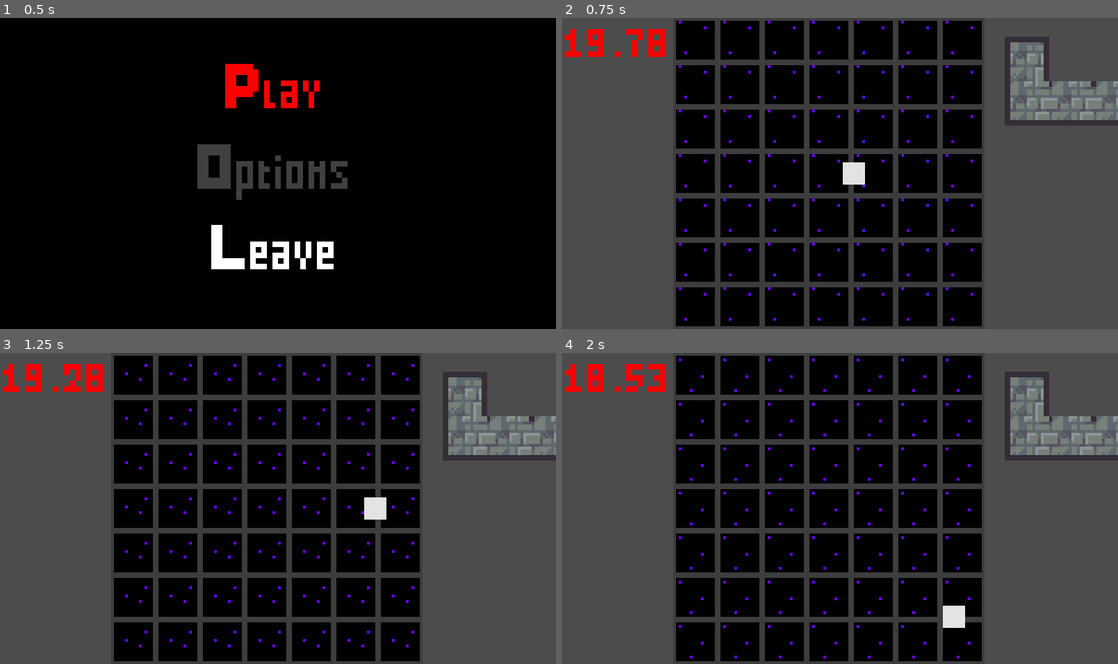
Above: before the commit, frames 1-4 (two rows, left to right).
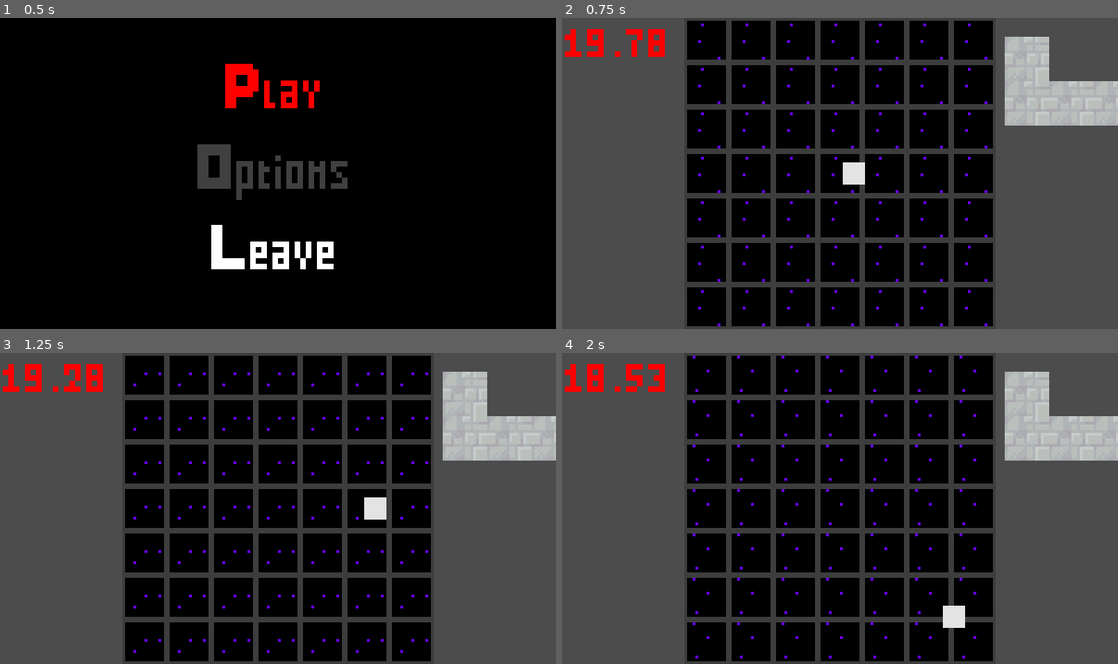
Above: after the commit, the same moments.

Repository: MrBSmith/Global2020
Game: Godot game, scene res://Scenes/GUI/Menus/ScreenTitle/ScreenTitle.tscn
Same seed, same stepped clock (60 frames per second), same inputs: the game is played once before the commit and once after it. The engine's default icon, where the game draws it, is replaced by a stand-in: a white triangle on a blue panel in a dark square.
Inputs (mouse positions are in pixels of both pictures, inside the frame that each line leads up to):
- Up to frame 1 (0.5 s): no input
- Up to frame 2 (0.75 s): tap Enter (ui_accept) at 0.5 s; move the mouse to (962, 157) at 0.52 s; hold Right (ui_right) from 0.53 s (still down); click (962, 157) at 0.6 s
- Up to frame 3 (1.25 s): keep holding Right (ui_right); tap Enter (ui_accept) at 0.77 s
- Up to frame 4 (2 s): move the mouse to (1029, 436) at 1.27 s; release Right (ui_right) at 1.28 s; hold Down (ui_down) from 1.28 s (still down); tap 1 (fast_speed) at 1.35 s; tap Enter (ui_accept) at 1.52 s; click (1029, 436) at 1.55 s

Frame 1 is identical in both runs. In frame 2, 19% of the frame differs, in the area x 20-100%, y 0-100%; in frame 3, 19%; in frame 4, 19%.
Error after the commit: Parse Error: The identifier "tiles" isn't declared in the current scope. (res://BaseClasses/Card_Base.gd:254)

Commit message:
Basic snapping

Diff:
--- a/BaseClasses/Card_Base.gd
+++ b/BaseClasses/Card_Base.gd
@@ -3,15 +3,14 @@
 
 # ---- VARIABLES ----
 
-var tiles
+onready var hand_position = get_global_position()
+
+var tiles_array : Array = []
 
 var rng = RandomNumberGenerator.new()
 
-var wall_node_path = "res://Scenes/Wall/Wall.tscn"
-var door_node_path = "res://Scenes/Wall/Door.tscn"
-
-var wall_node
-var door_node
+onready var wall_node = preload("res://Scenes/Wall/Wall.tscn")
+onready var door_node = preload("res://Scenes/Wall/Door.tscn")
 
 # how many doors the card can have, between the range
 export(int) var min_door : int = 2
@@ -29,11 +28,11 @@
 
 
 # Number of sides the room has
-var side_count
+var side_count := 0
 # the number of door the room will have
-var door_count
+var door_count := 0
 # the number of walls the room will have
-var wall_count
+var wall_count := 0
 
 var remaining_doors
 var remaining_walls
@@ -49,14 +48,14 @@
 # ---- ONREADY ----
 
 func _ready():
-
 	grab = false
 
-	tiles = get_children()
+	# Get every tiles of the card
+	for child in get_children():
+		if child.is_class("Tile"):
+			tiles_array.append(child)
+
 	send_parent_reference()
-
-	wall_node = load(wall_node_path)
-	door_node = load(door_node_path)
 
 	rng.randomize()
 	door_count = rng.randi_range(min_door, max_door)
@@ -80,12 +79,17 @@
 	change_color(pick_color())
 
 
+# ---- PROCESS ----
+
+func _process(_delta):
+	if grab:
+		set_global_position(get_viewport().get_mouse_position())
+
+
 # ---- INPUT ----
 
 func _input(_event):
-
 	if grab:
-
 		# If the card is grabbed and the clockwise button is pressed
 		if Input.is_action_just_pressed("rotate_card_clock"):
 			if !is_rotating:
@@ -111,9 +115,8 @@
 # description : send self reference to children
 
 func send_parent_reference():
-	for child in tiles:
-		if child is Area2D:
-			child.init_parent(self)
+	for child in tiles_array:
+		child.init_parent(self)
 
 
 # -- spawn walls functions --
@@ -260,9 +263,8 @@
 # description : Apply an offset to all the tiles so they keep their position when moving the base node
 
 func tiles_hold_position(point):
-	for tile in tiles:
-		if tile is Area2D:
-			tile.set_global_position(tile.get_global_position() + point)
+	for tile in tiles_array:
+		tile.set_global_position(tile.get_global_position() + point)
 
 
 # function : drag
@@ -275,9 +277,8 @@
 	offset = get_global_position() - temp_mouse_pos
 	tiles_hold_position(offset)
 	set_global_position(temp_mouse_pos)
-	get_node("Sprite").set_visible(true)
 	grab = true
-
+	# get_node("Sprite").set_visible(true)
 
 # function : drop
 # parameters : None
@@ -287,10 +288,46 @@
 func drop():
 	grab = false
 	offset = Vector2.ZERO
-	get_node("Sprite").set_visible(false)
-
-# ---- PROCESS ----
-
-func _process(_delta):
-	if grab:
-		set_global_position(get_viewport().get_mouse_position())
+	global_position += get_the_nearest_tile_translation()
+
+	if !is_card_on_empty_place():
+		set_global_position(hand_position)
+
+	# get_node("Sprite").set_visible(false)
+
+
+# Check if there is a void tile under each tiles of the card
+# Return true if its the case, false in any other case
+func is_card_on_empty_place() -> bool:
+	for tile in tiles_array:
+		var areas_overlapping = tile.get_overlapping_areas()
+		if len(areas_overlapping) == 0:
+			return false
+		if !is_there_node_of_class(areas_overlapping, "VoidTile"):
+			return false
+
+	return true
+
+
+# Return true if at least one of the nodes of the array is of the given class
+func is_there_node_of_class(array : Array, class_to_find : String) -> bool:
+	for node in array:
+		if node.is_class(class_to_find):
+			return true
+	return false
+
+
+# Find the nearest void tile, gets its translation with the card, and returns it
+func get_the_nearest_tile_translation() -> Vector2:
+	var tile0_pos = tiles_array[0].get_global_position()
+	var void_tiles_array = get_tree().get_nodes_in_group("VoidTiles")
+	var smallest_distance = INF
+	var direction_to := Vector2.ZERO
+
+	for void_tile in void_tiles_array:
+		var current_distance = tile0_pos.distance_to(void_tile.get_global_position())
+		if current_distance < smallest_distance:
+			smallest_distance = current_distance
+			direction_to = tile0_pos.direction_to(void_tile.get_global_position())
+
+	return direction_to * smallest_distance
--- a/Scenes/Cards/Script/Tile.gd
+++ b/Scenes/Cards/Script/Tile.gd
@@ -1,5 +1,6 @@
 extends Area2D
 class_name Tile
+const CLASS : String = "Tile"
 
 var parent
 
@@ -8,6 +9,11 @@
 var overlap : bool
 var outside : bool
 
+func is_class(value: String) -> bool:
+	return value == CLASS
+
+func get_class() -> String:
+	return CLASS
 
 # ---- READY ----
 
--- a/Scenes/Character/Character.gd
+++ b/Scenes/Character/Character.gd
@@ -19,8 +19,14 @@
 	self.position.x = screen_width/2-4
 	self.position.y = screen_height/2
 
+
+# ----- TICK PROCESS -----
+
+func _physics_process(_delta):
+	move()
+
+
 func move():
-
 	# If there's input, accelerate to the input velocity
 	if direction.length() > 0:
 		velocity = velocity.linear_interpolate(direction, acceleration)
@@ -34,7 +40,7 @@
 
 # ----- INPUT -----
 
-func get_input():
+func _input(_event):
 	direction = Vector2()
 	if Input.is_action_pressed("fast_speed"):
 		speed = fast_speed
@@ -56,10 +62,3 @@
 		direction.y -= 1
 
 	direction = direction.normalized() * speed
-
-
-# ----- TICK PROCESS -----
-
-func _physics_process(_delta):
-	get_input()
-	move()
--- a/Scenes/GUI/Timer/NTimer.gd
+++ b/Scenes/GUI/Timer/NTimer.gd
@@ -25,7 +25,8 @@
 
 
 func on_timer_started():
-	print("Timer started!")
+	#print("Timer started!")
+	pass
 
 
 func on_timer_timeout():
--- a/Scenes/Game/Game.gd
+++ b/Scenes/Game/Game.gd
@@ -2,26 +2,24 @@
 
 onready var node_GUI = get_node("GUI")
 onready var tiles_node = get_node("Tiles")
-onready var void_node = get_node("Tiles/Void")
+onready var grid_gen_node = get_node("Tiles/GridGen")
 onready var tile_node_array = tiles_node.get_children()
 onready var node_GUI_array = node_GUI.get_children()
 onready var music_node = get_node("Music")
 
-#8: HARD / 7: MEDIUM / 6: EASY
-#8: (7x7) / 7: (6x6) / 6: (5x5)
-export var difficulty : int = 8
+export var grid_size : int = 8
 
 func _ready():
 	# Notify the Void node of the size of the map, so it can generate the right number of void tiles
-	void_node.game_difficulty = difficulty
+	grid_gen_node.grid_size = grid_size
 
 	# Call the on_ready function of every tiles
 	for child in tile_node_array:
-		if(child.has_method("on_ready")):
+		if child.has_method("on_ready"):
 			child.on_ready()
 
 	for child in node_GUI_array:
-		if(child.has_method("on_ready")):
+		if child.has_method("on_ready"):
 			child.on_ready()
 
 	music_node.launch_every_stream()
--- a/Scenes/Game/Game.tscn
+++ b/Scenes/Game/Game.tscn
@@ -20,12 +20,9 @@
 
 [node name="Tiles" type="Node" parent="."]
 
-[node name="Void" type="Node2D" parent="Tiles"]
+[node name="GridGen" type="Node2D" parent="Tiles"]
 z_index = -5
 script = ExtResource( 2 )
-__meta__ = {
-"_edit_lock_": true
-}
 
 [node name="Character" parent="." instance=ExtResource( 1 )]
 z_index = 1
--- a/Scenes/Tiles/Void/Void.gd
+++ b/Scenes/Tiles/Void/Void.gd
@@ -3,16 +3,26 @@
 onready var scene_tile = preload("res://Scenes/Tiles/Void/Void.tscn")
 
 var current_tile_void : Node
-var game_difficulty : int
+var grid_size : int
 
 func on_ready():
 	fill_with_void()
-	#print(game_difficulty)
 
 # Fill the map with void tiles
 func fill_with_void():
-	for i in range(1, game_difficulty):
-		for j in range(1, game_difficulty):
+	current_tile_void = scene_tile.instance()
+	var void_sprite = current_tile_void.get_node("AnimatedSprite").get_sprite_frames().get_frame("default", 0)
+	var void_sprite_size = void_sprite.get_size().x
+
+	var screen_width = ProjectSettings.get_setting("display/window/size/width")
+	var nb_tiles_in_screen = screen_width / void_sprite_size
+	var grid_x_pos = ((nb_tiles_in_screen - grid_size) / 2) * void_sprite_size
+
+	current_tile_void.queue_free()
+
+	for i in range(1, grid_size):
+		for j in range(1, grid_size):
 			current_tile_void = scene_tile.instance()
-			current_tile_void.set_position(Vector2(32+i*16, j*16-8))
+			var current_tile_pos = Vector2(grid_x_pos + (i * void_sprite_size), j * void_sprite_size - void_sprite_size / 2)
+			current_tile_void.set_position(current_tile_pos)
 			add_child(current_tile_void)
--- a/Scenes/Tiles/Void/Void.tscn
+++ b/Scenes/Tiles/Void/Void.tscn
@@ -10,6 +10,7 @@
 [ext_resource path="res://Scenes/Tiles/Void/Animation/TileVoid2.png" type="Texture" id=8]
 [ext_resource path="res://Scenes/Tiles/Void/Animation/TileVoid1.png" type="Texture" id=9]
 [ext_resource path="res://Scenes/Tiles/Void/Animation/TileVoid4.png" type="Texture" id=10]
+[ext_resource path="res://Scenes/Tiles/Void/VoidTile.gd" type="Script" id=11]
 
 [sub_resource type="SpriteFrames" id=1]
 animations = [ {
@@ -19,14 +20,22 @@
 "speed": 5.0
 } ]
 
-[node name="Void" type="Node2D" groups=[
-"GR_Void",
+[sub_resource type="RectangleShape2D" id=2]
+extents = Vector2( 2, 2 )
+
+[node name="VoidTile" type="Area2D" groups=[
+"VoidTiles",
 ]]
+script = ExtResource( 11 )
 
 [node name="AnimatedSprite" type="AnimatedSprite" parent="."]
 frames = SubResource( 1 )
-frame = 9
+frame = 6
 playing = true
 __meta__ = {
 "_edit_lock_": true
 }
+
+[node name="CollisionShape2D" type="CollisionShape2D" parent="."]
+self_modulate = Color( 1, 1, 0, 1 )
+shape = SubResource( 2 )
--- /dev/null
+++ b/Scenes/Tiles/Void/VoidTile.gd
@@ -0,0 +1,10 @@
+extends Area2D
+
+class_name VoidTile
+const CLASS : String = "VoidTile"
+
+func is_class(value: String) -> bool:
+	return value == CLASS
+
+func get_class() -> String:
+	return CLASS
--- /dev/null
+++ b/default_bus_layout.tres
@@ -0,0 +1,4 @@
+[gd_resource type="AudioBusLayout" format=2]
+
+[resource]
+bus/0/mute = true
--- a/project.godot
+++ b/project.godot
@@ -53,6 +53,11 @@
 "class": "TimerBase",
 "language": "GDScript",
 "path": "res://BaseClasses/TimerBase.gd"
+}, {
+"base": "Area2D",
+"class": "VoidTile",
+"language": "GDScript",
+"path": "res://Scenes/Tiles/Void/VoidTile.gd"
 } ]
 _global_script_class_icons={
 "AudioStreamBase": "",
@@ -63,7 +68,8 @@
 "PointTop": "",
 "Tile": "",
 "TileBase": "",
-"TimerBase": ""
+"TimerBase": "",
+"VoidTile": ""
 }
 
 [application]
Not shown: 1 places in Scenes/Tiles/Void/Void.tscn that only renumber resources
